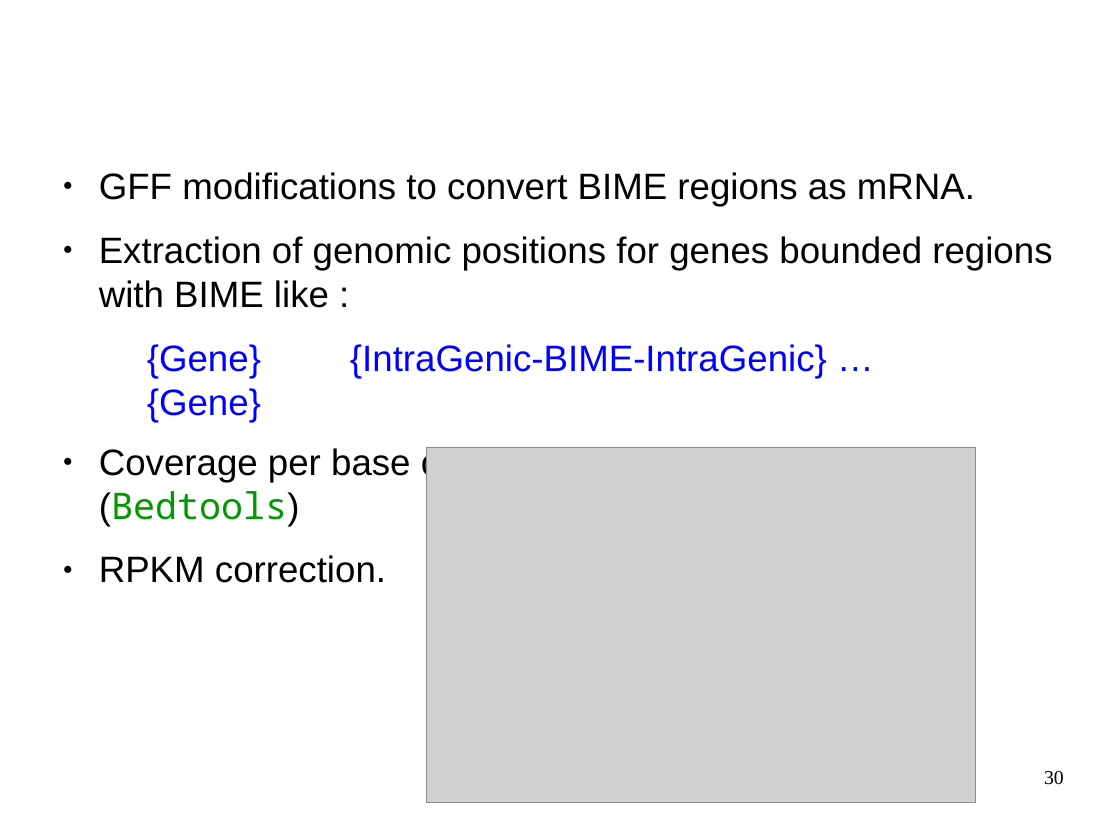
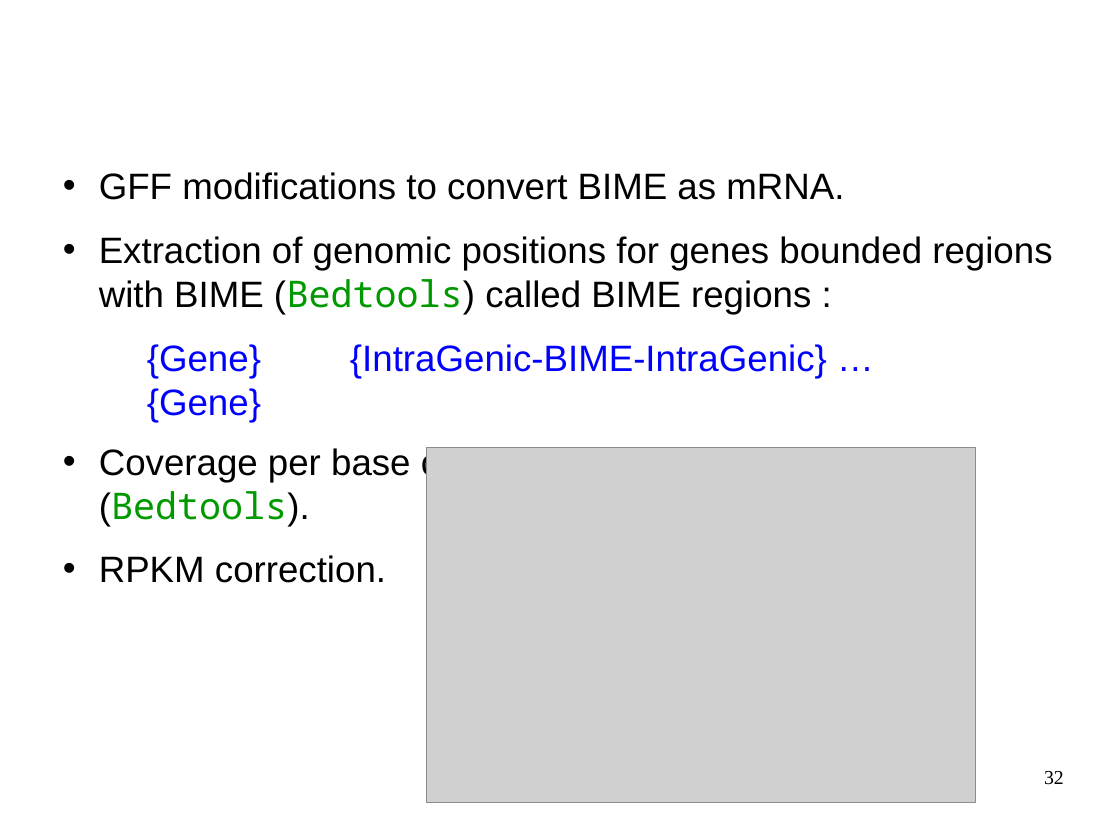
Before and after one commit to mesmeraf/stage_M2, a slide deck: slide 32 of presentations/presentation_labo_03-19.odp (slide 30 before the commit). Drawn at 1120x840 pixels with LibreOffice and Linux fonts; fonts in the diff are those of the drawing; grey boxes stand for pictures; background and template pictures are left out. Boxes give left, top, right and bottom in pixels: in the first picture for what was removed or moved away, otherwise in the second. Text is boxed around its words. In the diff, an @@ line names an element or a change of style, - is before the commit and + after.

```diff
--- a/presentations/presentation_labo_03-19.odp
+++ b/presentations/presentation_labo_03-19.odp
@@ text at (x1=99, y1=172, x2=1052, y2=314): text changed @@
-● GFF modifications to convert BIME regions as mRNA.
-● Extraction of genomic positions for genes bounded regions with BIME like :
+• GFF modifications to convert BIME as mRNA.
+• Extraction of genomic positions for genes bounded regions with BIME (Bedtools) called BIME regions :
@@ text at (x1=99, y1=446, x2=875, y2=526): text changed @@
-● Coverage per base calculation on these regions (Bedtools)
+• Coverage per base calculation on these regions (Bedtools).
@@ page number at (x1=1044, y1=771, x2=1064, y2=785): text changed @@
-30
+32
```
Also in this commit, not shown: 18 other slides changed, 2 slides added, 3 other files.
